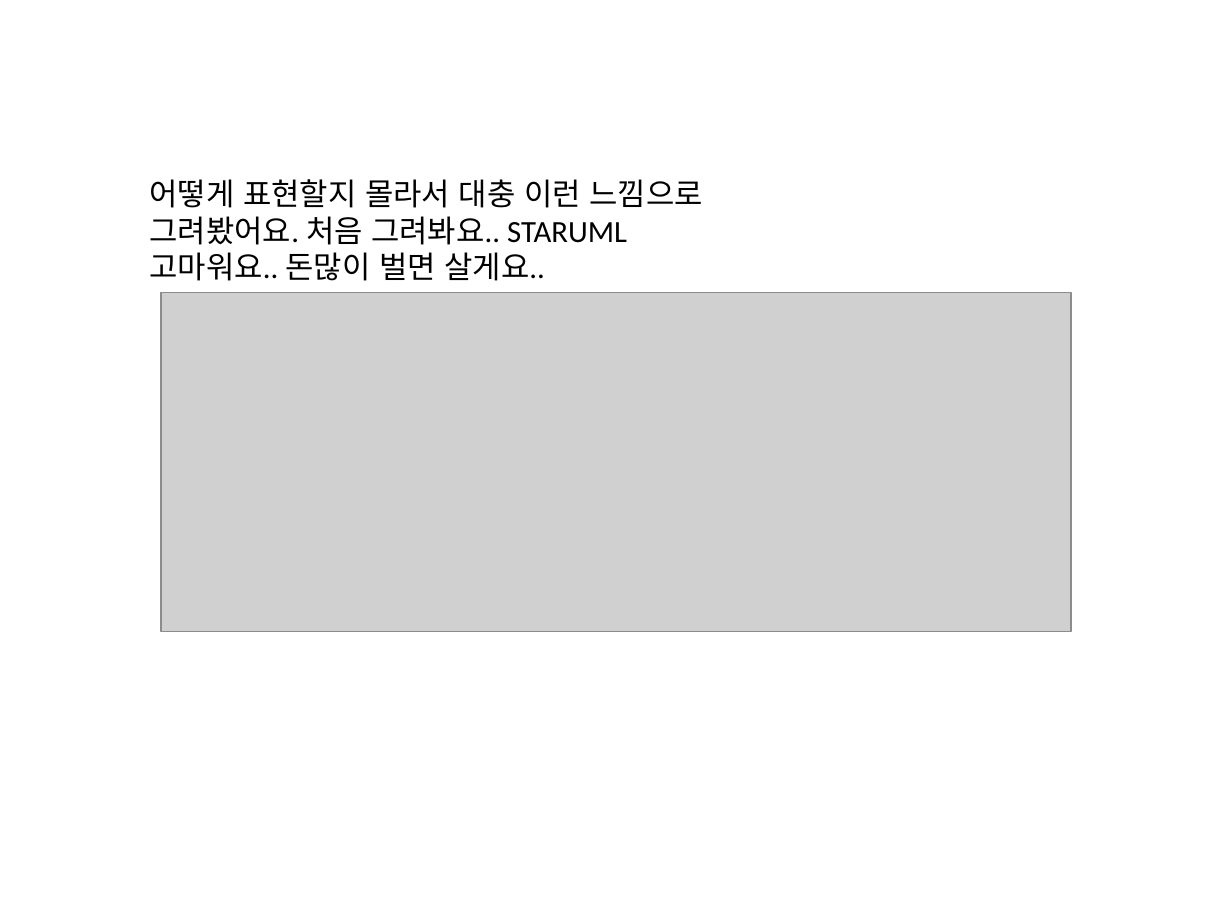
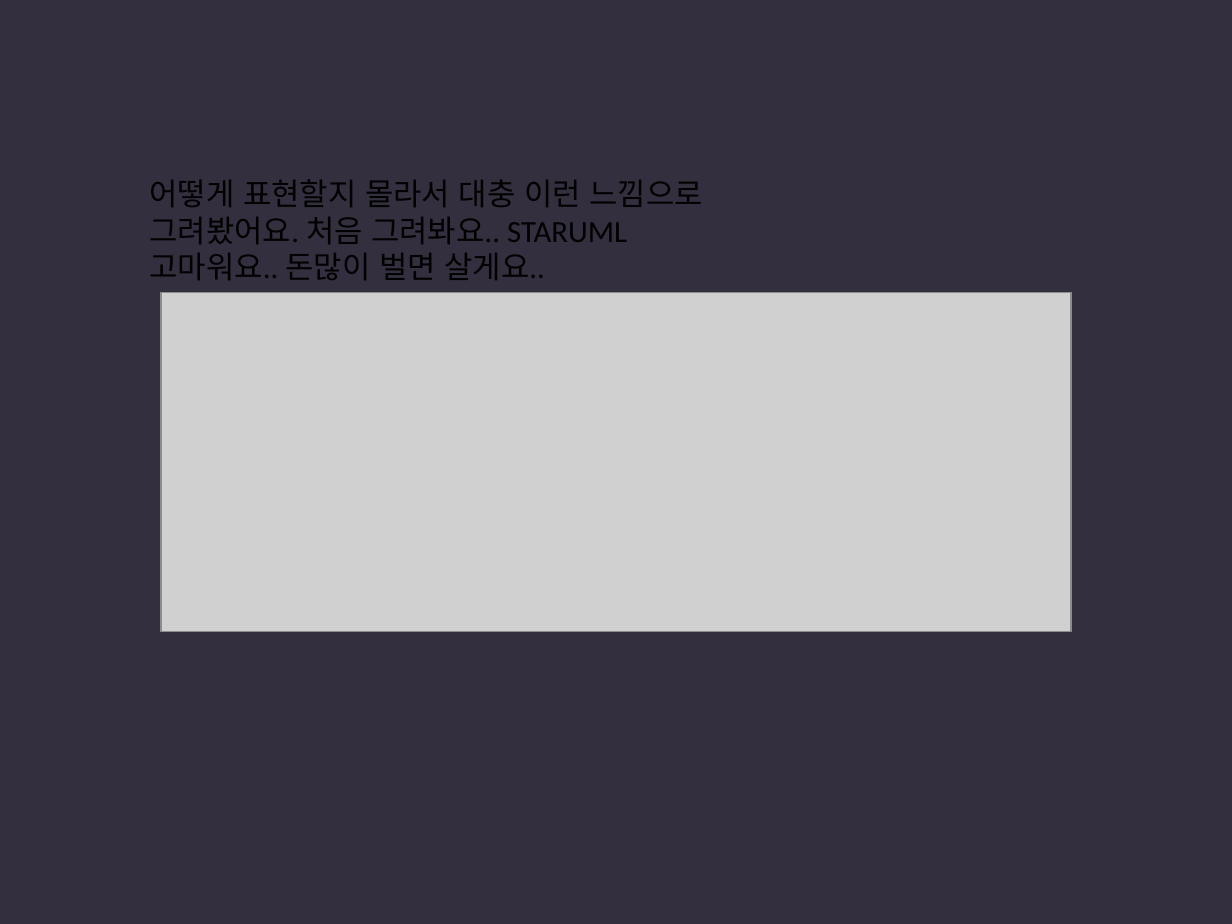
Before and after one commit to yysstory/mozzi, a slide deck: slide 52 of DOCS/1.pptx (slide 45 before the commit). Drawn at 1232x924 pixels with LibreOffice and Linux fonts; fonts in the diff are those of the drawing; grey boxes stand for pictures. Boxes give left, top, right and bottom in pixels: in the first picture for what was removed or moved away, otherwise in the second. Text is boxed around its words. In the diff, an @@ line names an element or a change of style, - is before the commit and + after.

```diff
--- a/DOCS/1.pptx
+++ b/DOCS/1.pptx
@@ background #FFFFFF to #332F3E @@
```
Also in this commit, not shown: 80 other slides changed, 10 slides added, 3 slides removed, 1 other file.
